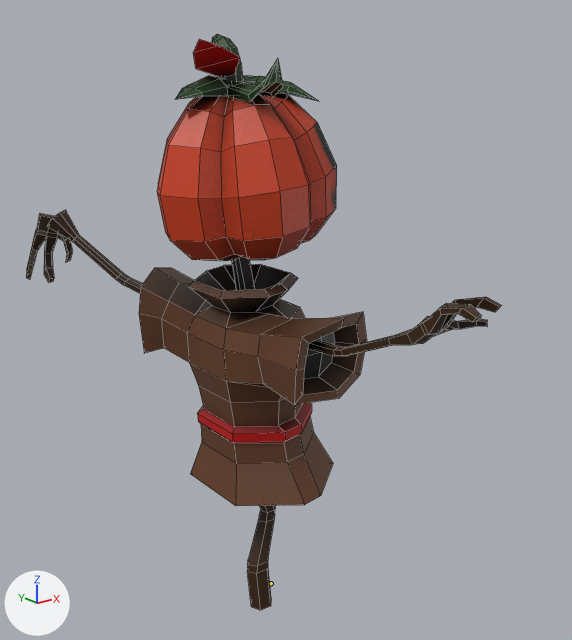
One commit to the FBX model KazgarsRevenge/KazgarsRevenge/KazgarsRevengeContent/Models/Enemies/Dummy/dummy_idle.fbx: the scene before it, then after it.
One viewpoint serves both versions: a 50 mm camera at (-0.035, -0.0457, 0.0414) aimed at (-0.0018, -0.0043, 0.0248). Lighting does not change. The marker at lower left points along +X, +Y and +Z. Both versions are drawn at frame 39 of the action 'dummy_idle'; the numbers are the values there. The bones that bend it are drawn over the model as lines. Mesh edges are drawn as thin lines.
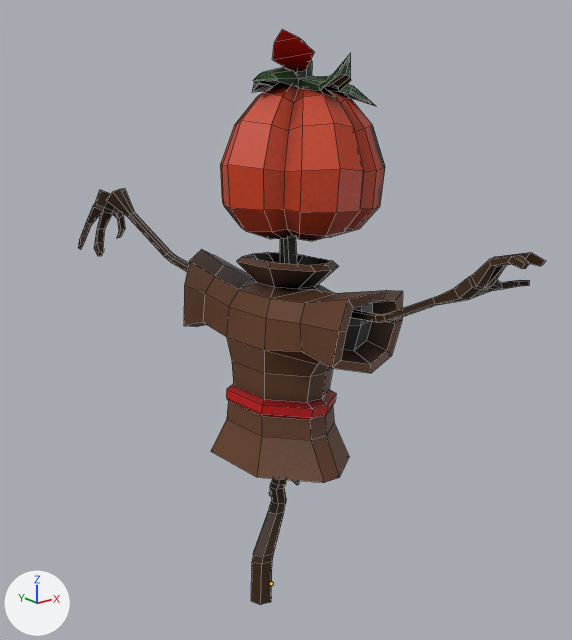
The change, as a diff of the scene's bpy script:
```diff
--- a/KazgarsRevenge/KazgarsRevenge/KazgarsRevengeContent/Models/Enemies/Dummy/dummy_idle.fbx.py
+++ b/KazgarsRevenge/KazgarsRevenge/KazgarsRevengeContent/Models/Enemies/Dummy/dummy_idle.fbx.py
@@ bone_bone @@
 bone_bone = bpy.data.objects['Armature'].pose.bones['Bone']  # child of 'dummy'
-bone_bone.rotation_quaternion = (0.998, 0.0, 0.0, 0.055)  # degrees (0, 0, 6)
+bone_bone.rotation_quaternion = (0.999, 0.001, 0.022, -0.034)  # degrees (0, 3, -4)
```

Where the change shows, as pixel boxes [x1, y1, x2, y2] in the pictures (572 x 640 px):
'Cylinder', posed: before [26, 34, 501, 611]; after [78, 29, 546, 605]
